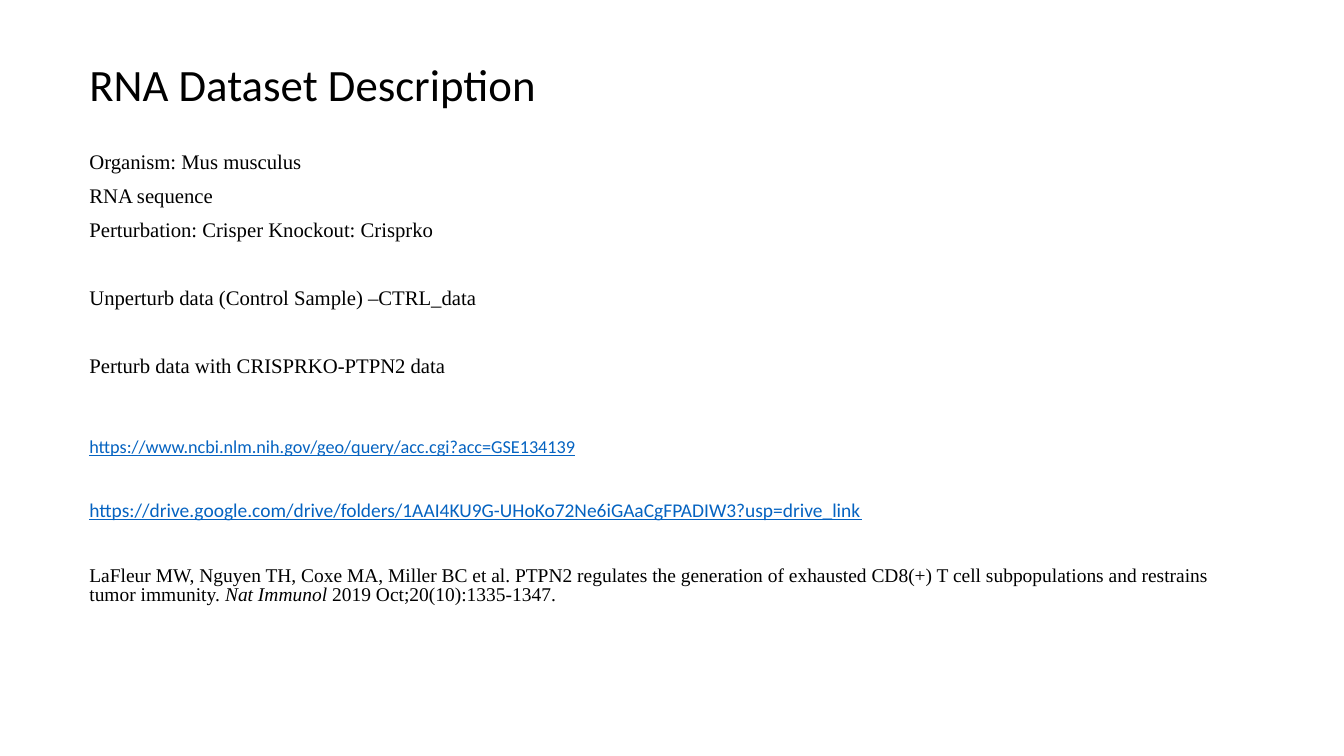
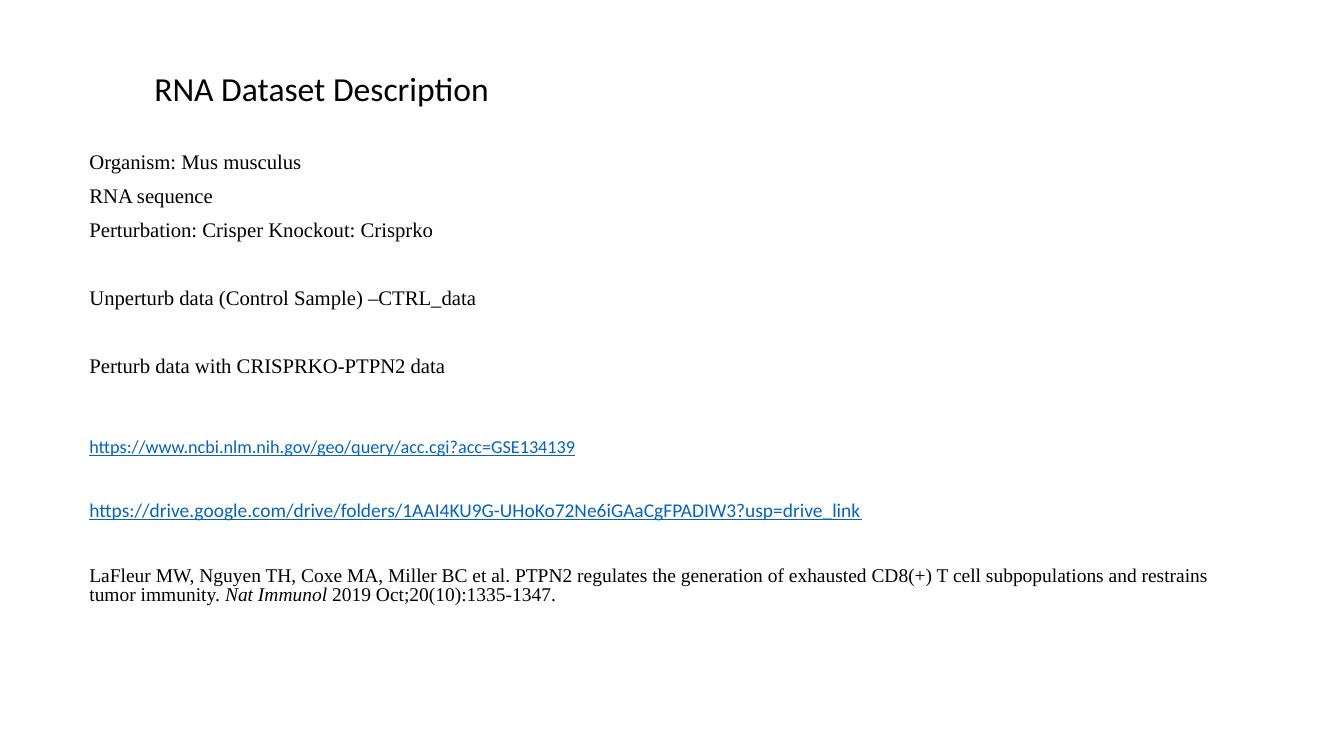
Before and after one commit to boabangf/GNN_RL_gene_trajectory_perturbation, a slide deck: slide 10 of ppt slides for omic codeathon (1) (1).pptx. Drawn at 1344x756 pixels with LibreOffice and Linux fonts; fonts in the diff are those of the drawing. Boxes give left, top, right and bottom in pixels: in the first picture for what was removed or moved away, otherwise in the second. Text is boxed around its words. In the diff, an @@ line names an element or a change of style, - is before the commit and + after.

```diff
--- a/ppt slides for omic codeathon (1) (1).pptx
+++ b/ppt slides for omic codeathon (1) (1).pptx
@@ title "RNA Dataset Description" moved from (x1=89, y1=70, x2=536, y2=109) to (x1=154, y1=77, x2=489, y2=107) @@
@@ title "RNA Dataset Description" at (x1=154, y1=77, x2=489, y2=107): size 32 to 24 pt @@
```
Also in this commit, not shown: 11 other slides changed, 1 slide added.
